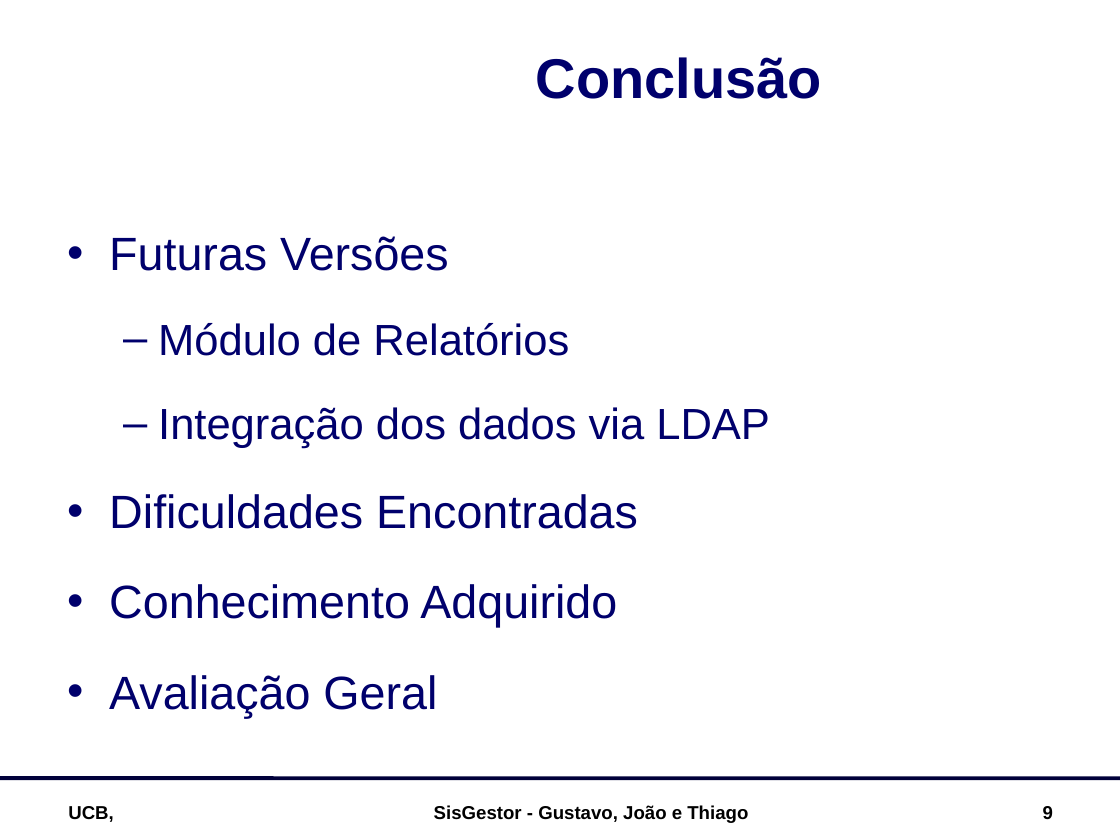
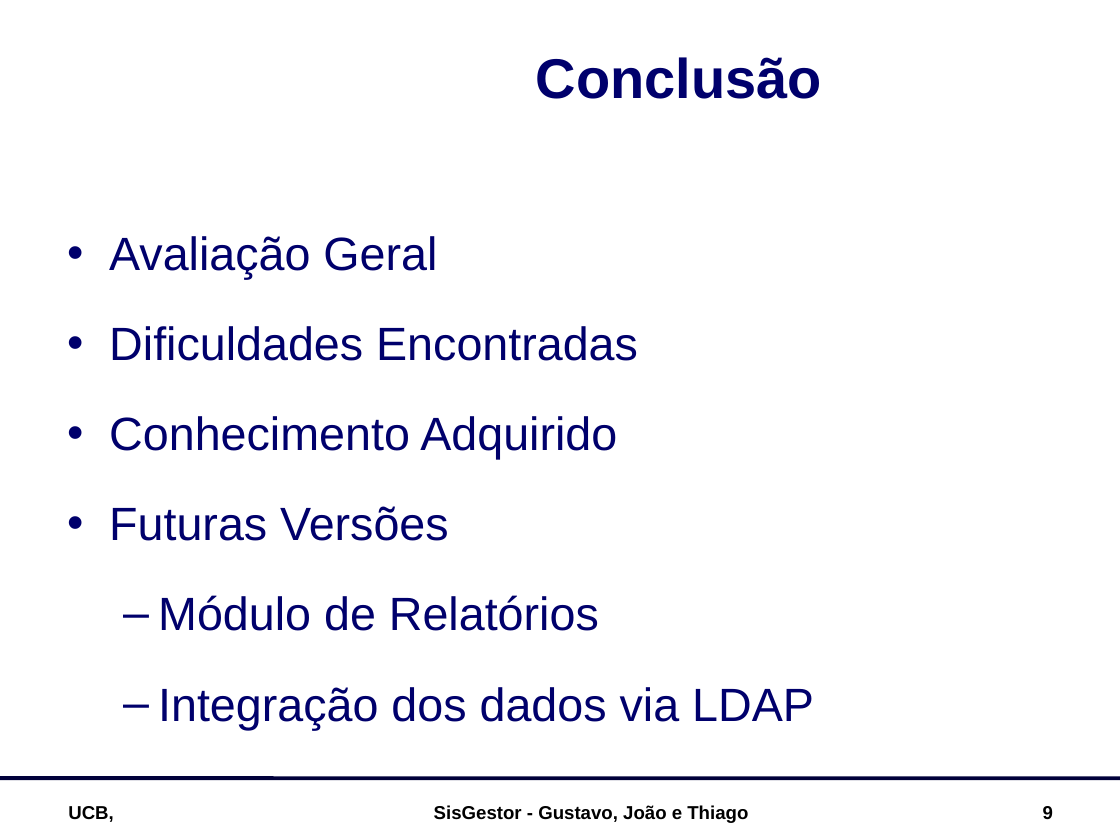
Before and after one commit to joaolce/sisgestor, a slide deck: slide 9 of documentacao/SisGestor_Apresentação.ppt. Drawn at 1120x840 pixels with LibreOffice and Linux fonts; fonts in the diff are those of the drawing; background and template pictures are left out. Boxes give left, top, right and bottom in pixels: in the first picture for what was removed or moved away, otherwise in the second. Text is boxed around its words. In the diff, an @@ line names an element or a change of style, - is before the commit and + after.

```diff
--- a/documentacao/SisGestor_Apresentação.ppt
+++ b/documentacao/SisGestor_Apresentação.ppt
@@ text at [109,236,638,460]: paragraphs added @@
+• Avaliação Geral
+• Dificuldades Encontradas
+• Conhecimento Adquirido
@@ text at [109,494,638,718]: paragraphs removed @@
-• Dificuldades Encontradas
-• Conhecimento Adquirido
-• Avaliação Geral
@@ text at [158,595,814,730]: size 28 to 30 pt in "Módulo de Relatórios", "Integração dos dados via LDAP" @@
```
Also in this commit, not shown: 1 other slide changed, 1 other file.
